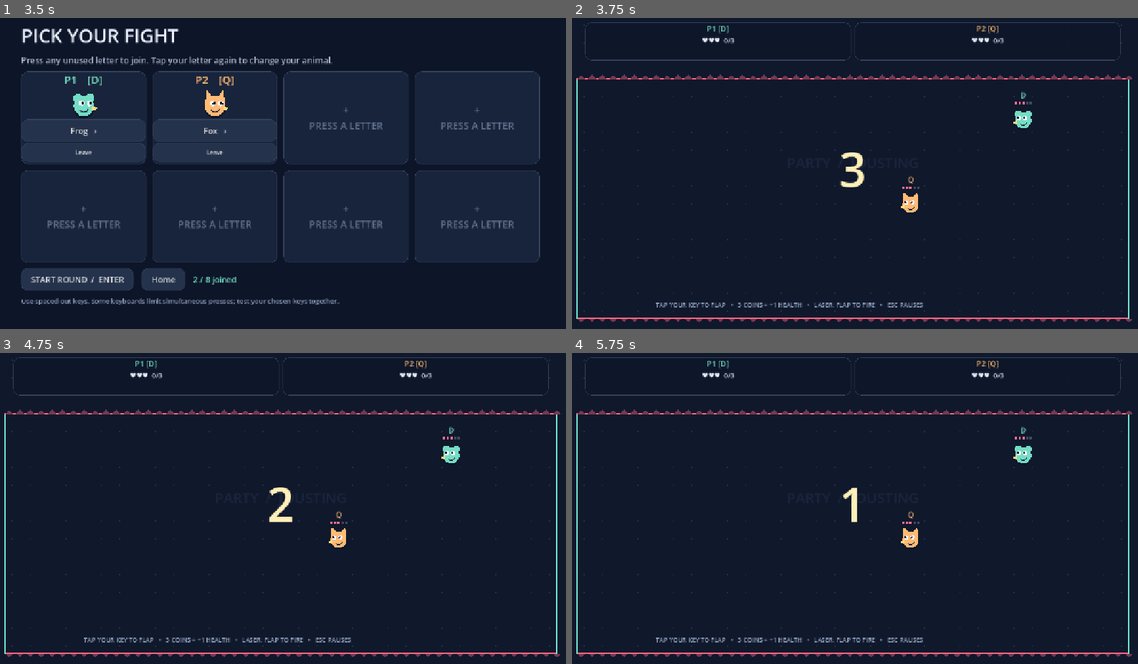
Above: before the commit, frames 1-4 (two rows, left to right).
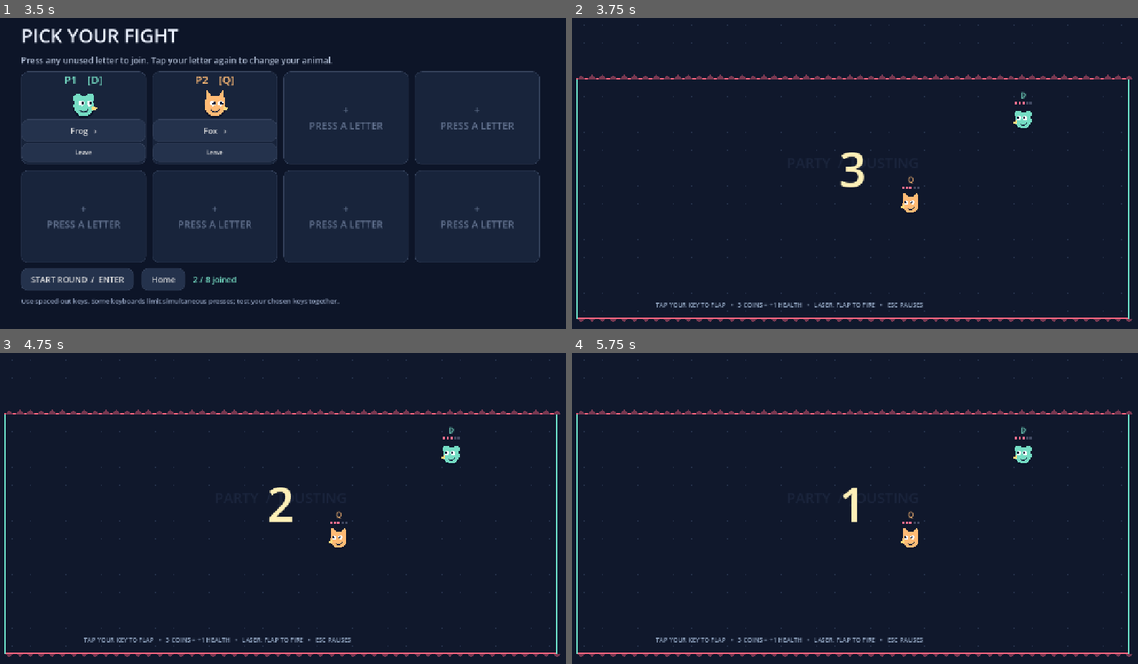
Above: after the commit, the same moments.

Repository: sharmnten/party-jousting-test
Game: Godot game, scene res://scenes/Main.tscn
Two runs of this game, one before a commit and one after it. Both use one fixed random seed, a clock stepped at 60 frames per second and the inputs below.
Inputs:
- Up to frame 1 (3.5 s): click "PLAY LOCAL →" at 0.5 s; click "Home" at 1.25 s; click "PLAY LOCAL →" at 2 s; tap Enter at 2.75 s; hold D from 2.78 s (still down); tap Q at 2.85 s
- Up to frame 2 (3.75 s): release D at 3.5 s; click "START ROUND / ENTER" at 3.5 s
- Up to frame 3 (4.75 s): tap Space at 4.25 s; hold S from 4.28 s (still down); tap E at 4.35 s
- Up to frame 4 (5.75 s): tap Enter at 5 s; release S at 5.03 s; hold D from 5.03 s (still down); tap R at 5.1 s

Frame 1 is identical in both runs. In frame 2, 0.9% of the frame differs, in the area x 2-97%, y 1-14%; in frame 3, 0.9%; in frame 4, 0.9%.

Commit message:
Updated game.

Diff:
--- a/scripts/game_ui.gd
+++ b/scripts/game_ui.gd
@@ -13,12 +13,7 @@
 var page: Control
 var modal: Control
 var countdown_label: Label
-var hud: HBoxContainer
 var roster: Array[JoustPlayer] = []
-var hud_labels: Array[Label] = []
-var effect_labels: Array[Label] = []
-var shown_health: Array[int] = []
-var elapsed: float = 0.0
 
 func _ready() -> void:
 	process_mode = Node.PROCESS_MODE_ALWAYS
@@ -50,9 +45,6 @@
 		root_control.remove_child(page)
 		page.queue_free()
 	roster.clear()
-	hud_labels.clear()
-	effect_labels.clear()
-	shown_health.clear()
 	page = Control.new()
 	page.set_anchors_and_offsets_preset(Control.PRESET_FULL_RECT)
 	page.mouse_filter = Control.MOUSE_FILTER_IGNORE
@@ -162,33 +154,6 @@
 func show_game(players: Array[JoustPlayer]) -> void:
 	_clear_page()
 	roster = players.duplicate()
-	hud = HBoxContainer.new()
-	hud.position = Vector2(42, 34)
-	hud.size = Vector2(1196, 85)
-	hud.add_theme_constant_override("separation", 8)
-	page.add_child(hud)
-	for player in roster:
-		var card := PanelContainer.new()
-		card.size_flags_horizontal = Control.SIZE_EXPAND_FILL
-		card.mouse_filter = Control.MOUSE_FILTER_IGNORE
-		card.add_theme_stylebox_override("panel", panel_style(Color(0.05, 0.09, 0.16, 0.82)))
-		hud.add_child(card)
-		var column := VBoxContainer.new()
-		column.mouse_filter = Control.MOUSE_FILTER_IGNORE
-		card.add_child(column)
-		var title := label("P%d [%s]" % [player.profile.id + 1, player.profile.key_label()], 17, AnimalSkin.COLORS[player.profile.appearance])
-		title.horizontal_alignment = HORIZONTAL_ALIGNMENT_CENTER
-		column.add_child(title)
-		var health := label("", 15)
-		health.horizontal_alignment = HORIZONTAL_ALIGNMENT_CENTER
-		column.add_child(health)
-		hud_labels.append(health)
-		shown_health.append(player.health)
-		var effects := label("", 11, Color("9bd7d3"))
-		effects.clip_text = true
-		effects.horizontal_alignment = HORIZONTAL_ALIGNMENT_CENTER
-		column.add_child(effects)
-		effect_labels.append(effects)
 	var tip := label("TAP YOUR KEY TO FLAP   •   3 COINS = +1 HEALTH   •   LASER: FLAP TO FIRE   •   ESC PAUSES", 14, Color("94a8c4"))
 	tip.position = Vector2(200, 656)
 	page.add_child(tip)
@@ -198,7 +163,6 @@
 	countdown_label.vertical_alignment = VERTICAL_ALIGNMENT_CENTER
 	countdown_label.mouse_filter = Control.MOUSE_FILTER_IGNORE
 	page.add_child(countdown_label)
-	refresh_hud()
 
 func set_countdown(text: String) -> void:
 	if is_instance_valid(countdown_label):
@@ -207,30 +171,8 @@
 		create_tween().tween_property(countdown_label, "modulate:a", 1.0, 0.15)
 
 func refresh_hud() -> void:
-	for i in range(roster.size()):
-		var player := roster[i]
-		if not is_instance_valid(player) or i >= hud_labels.size():
-			continue
-		hud_labels[i].text = ("♥".repeat(player.health) + "  %d/3" % player.coins) if player.alive else "OUT"
-		if player.health != shown_health[i]:
-			shown_health[i] = player.health
-			hud_labels[i].self_modulate = Color("ff7c99")
-			create_tween().tween_property(hud_labels[i], "self_modulate", Color.WHITE, 0.3)
-		hud_labels[i].modulate = Color.WHITE if player.alive else Color("69768c")
-		var text: Array[String] = []
-		for kind in range(PowerupCatalog.Kind.size()):
-			if player.effects.has(kind):
-				var time := player.effects.remaining[kind]
-				text.append(PowerupCatalog.SYMBOLS[kind] + (" %ds" % ceili(time) if is_finite(time) else ""))
-		effect_labels[i].text = " · ".join(text)
-		if player.is_recovering():
-			effect_labels[i].text = "EXPOSED %ds" % ceili(player.rest_remaining) if player.recovery == JoustPlayer.Recovery.RESTING else "DOWN"
-
-func _process(delta: float) -> void:
-	elapsed += delta
-	if elapsed > 0.1:
-		elapsed = 0
-		refresh_hud()
+	# Kept as a signal target for Arena; the in-match top HUD is intentionally removed.
+	return
 
 func hide_modal() -> void:
 	if is_instance_valid(modal):
Not shown, added: docs/index.apple-touch-icon.png.import
Not shown, added: docs/index.icon.png.import
Not shown, added: docs/index.png.import
Binary file changed: tests/artifacts/arena.png
Binary file changed: tests/artifacts/pause.png
Binary file changed: tests/artifacts/victory.png
